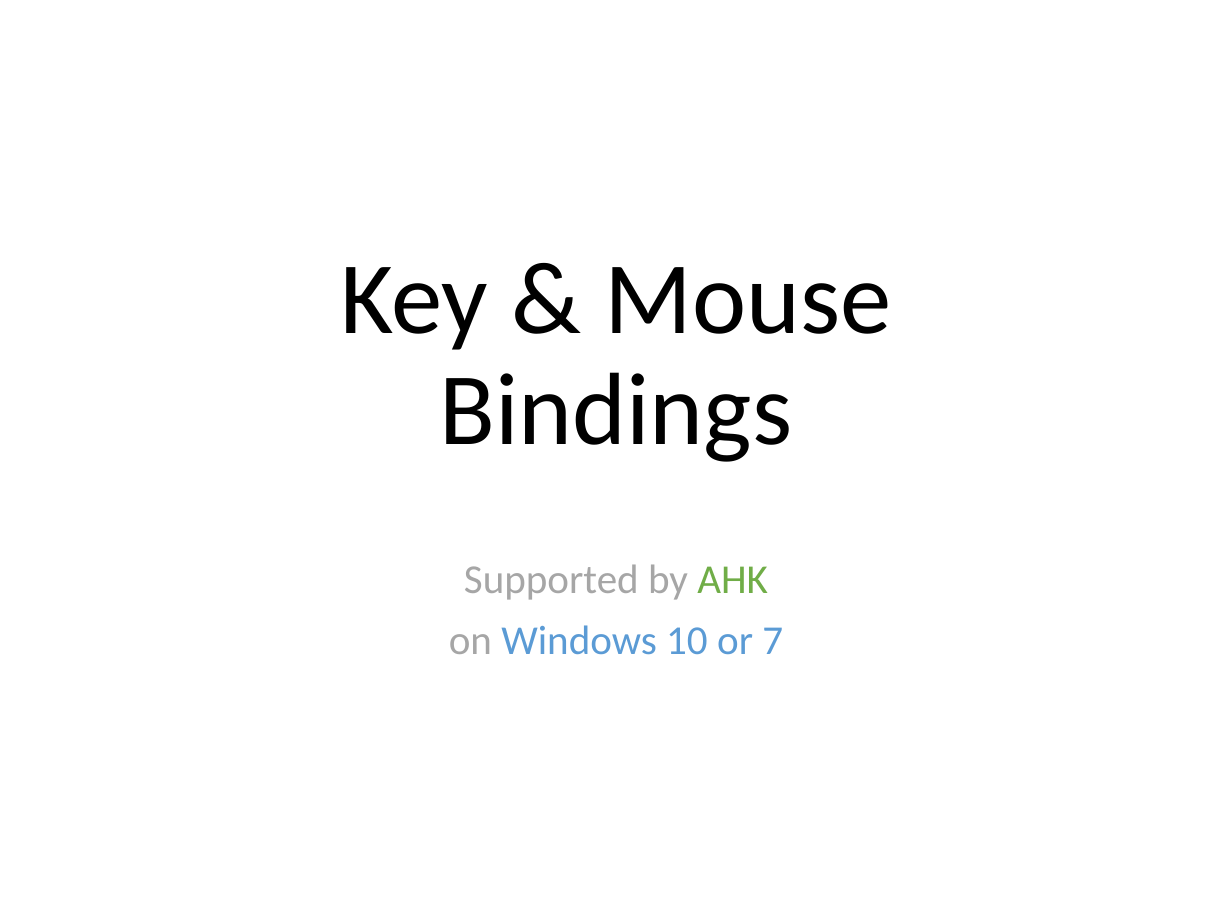
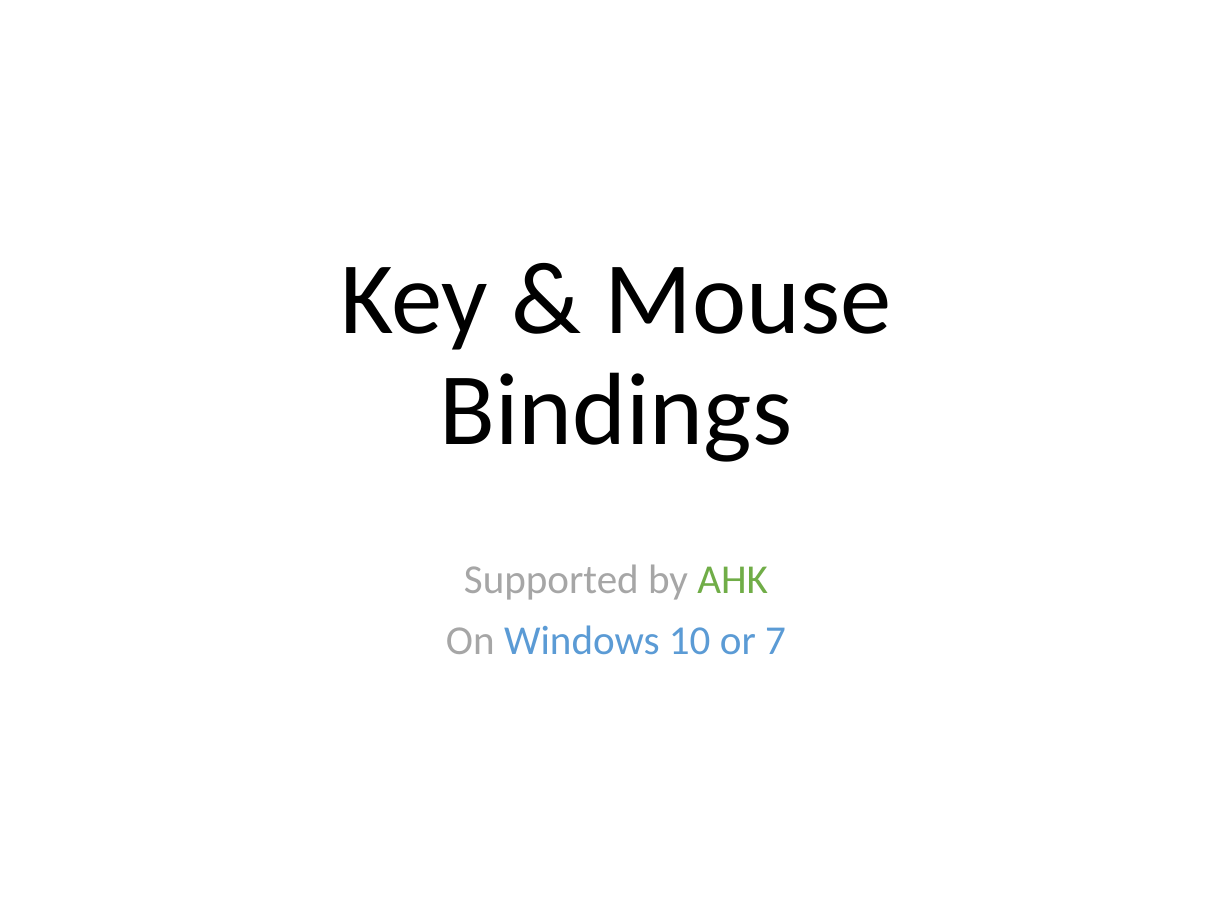
Before and after one commit to ittooo66/myAHK, a slide deck: slide 1 of MANUAL.pptx. Drawn at 1232x924 pixels with LibreOffice and Linux fonts; fonts in the diff are those of the drawing. Boxes give left, top, right and bottom in pixels: in the first picture for what was removed or moved away, otherwise in the second. Text is boxed around its words. In the diff, an @@ line names an element or a change of style, - is before the commit and + after.

```diff
--- a/MANUAL.pptx
+++ b/MANUAL.pptx
@@ subtitle at <box>446,625,786,655</box>: text changed @@
-on Windows 10 or 7
+On Windows 10 or 7
```
Also in this commit, not shown: 3 other slides changed, 2 slides removed.
